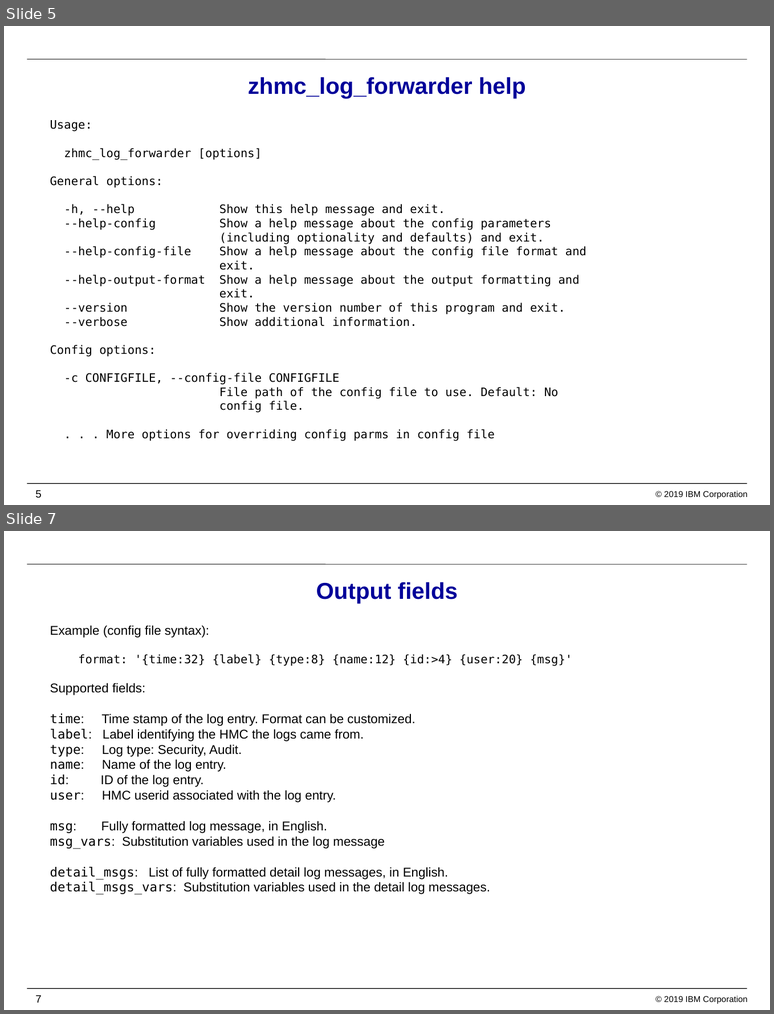
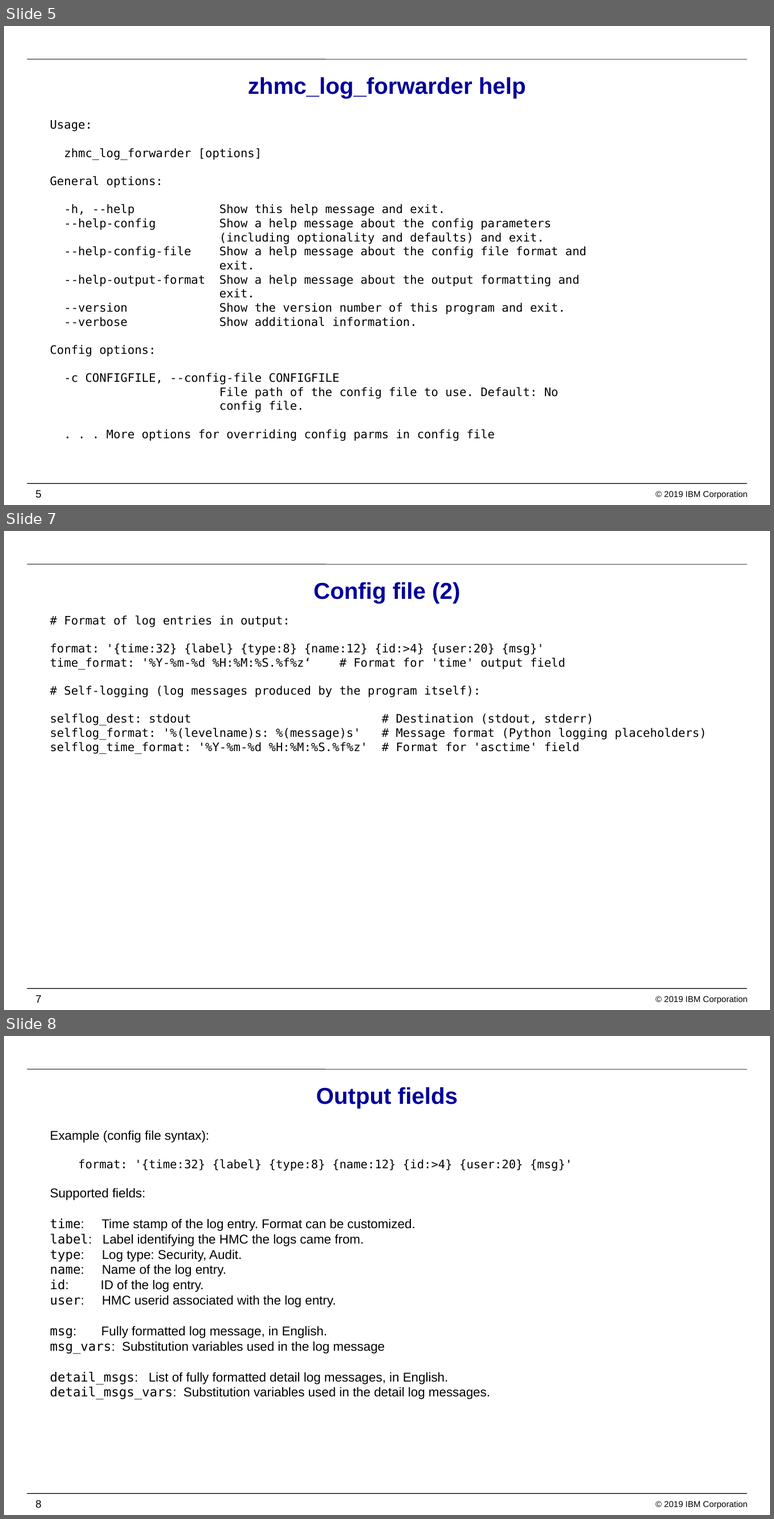
Before and after one commit to zhmcclient/zhmc-log-forwarder, a slide deck: IBM_Z_HMC_Log_Forwarder.pptx. Shown one above the other, each under a label of ours: slides 5 and 7 before the commit, slides 5, 7 and 8 after it; the slides between them are not shown. The pictures are 774x1014 and 774x1519 pixels, drawn with LibreOffice and Linux fonts; fonts in the diff are those of the drawing; background and template pictures are left out. Boxes give left, top, right and bottom in pixels: in the first picture for what was removed or moved away, otherwise in the second. Text is boxed around its words. In the diff, an @@ line names an element or a change of style, - is before the commit and + after.

Commit message:
Added self-logging
Self-logging is the logging of any actions and particularly of failures of
the program itself. This is separate from forwarding the HMC log entries.

Self-logging can be configured with its destination (stdout, stderr),
log message format and time format therein.

At this point, the configuration can only be done in the config file,
and not in command line options.

```diff
--- a/IBM_Z_HMC_Log_Forwarder.pptx
+++ b/IBM_Z_HMC_Log_Forwarder.pptx
@@ slide 7 added at bbox=[4, 531, 770, 1010], background #FFFFFF; not listed: 4 template elements that a slide beside it also shows @@
@@ title added at bbox=[314, 582, 460, 603], 21.6 pt, text #000099, bold @@
+Config file (2)
@@ text added at bbox=[50, 615, 580, 754], 11 pt, text #000000 @@
+# Format of log entries in output:
+format: '{time:32} {label} {type:8} {name:12} {id:>4} {user:20} {msg}'
+time_format: '%Y-%m-%d %H:%M:%S.%f%z‘ # Format for 'time' output field
+# Self-logging (log messages produced by the program itself):
+selflog_dest: stdout # Destination (stdout, stderr)
+selflog_format: '%(levelname)s: %(message)s' # Message format (Python logging placeholders)
+selflog_time_format: '%Y-%m-%d %H:%M:%S.%f%z' # Format for 'asctime' field
@@ what was slide 7 is now slide 8 @@
@@ page number at bbox=[35, 1500, 41, 1507]: text changed @@
-7
+8
```
Also in this commit, not shown: 3 slides changed, 3 other files.
